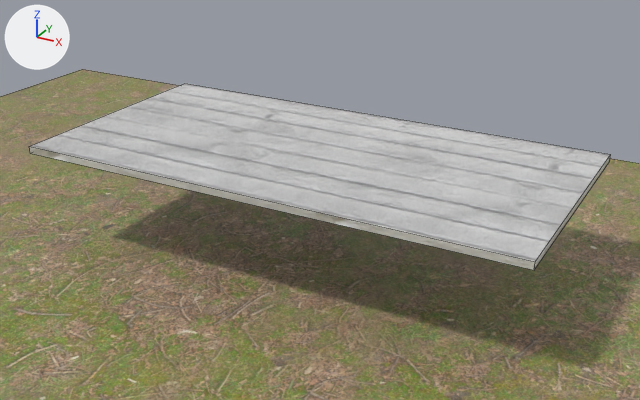
Before and after pictures for a commit that changed the Blender file map/map.blend.
One viewpoint serves both versions: a 50 mm camera at (2.8, -3.04, 2.95) aimed at (0.02, 2.02, 0.42). Every picture has the same lights, and +X, +Y and +Z are marked at upper left. Mesh edges are drawn as thin lines.
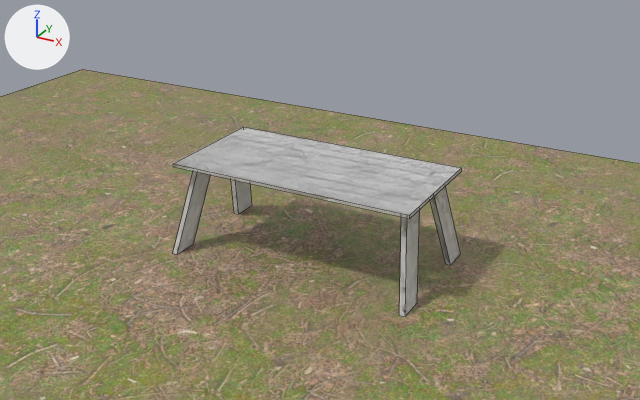
The change in detail:
me_plane_001 is used by ob_plane_001; location (0.0, 2.0, 0.0).
me_plane_001 had 8 vertices, 6 faces and spanned x -1.8..1.8, y -0.9..0.9, z 0.75..0.8.
me_plane_001 now has 40 vertices, 24 faces and spans x -0.92..0.92, y -0.5..0.5, z -0.7..-0.01.
me_plane_001 part 1: the whole mesh is rebuilt.
Object 'Plane.001' (ob_plane_001) moves from (0.0, 2.0, 0.0) to (0.0, 2.0, 0.7).

Pixel boxes [x1, y1, x2, y2] of what changed, in the pictures (640 x 400 px):
'Plane.001', reshaped, moved (50% narrower)
    before: [29, 83, 611, 270]
    after: [173, 127, 462, 317]
